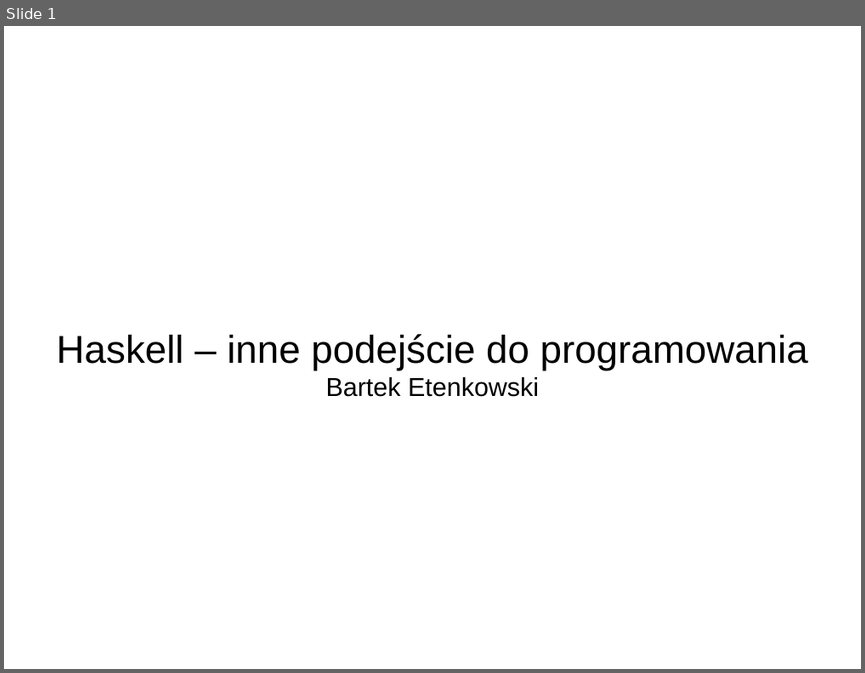
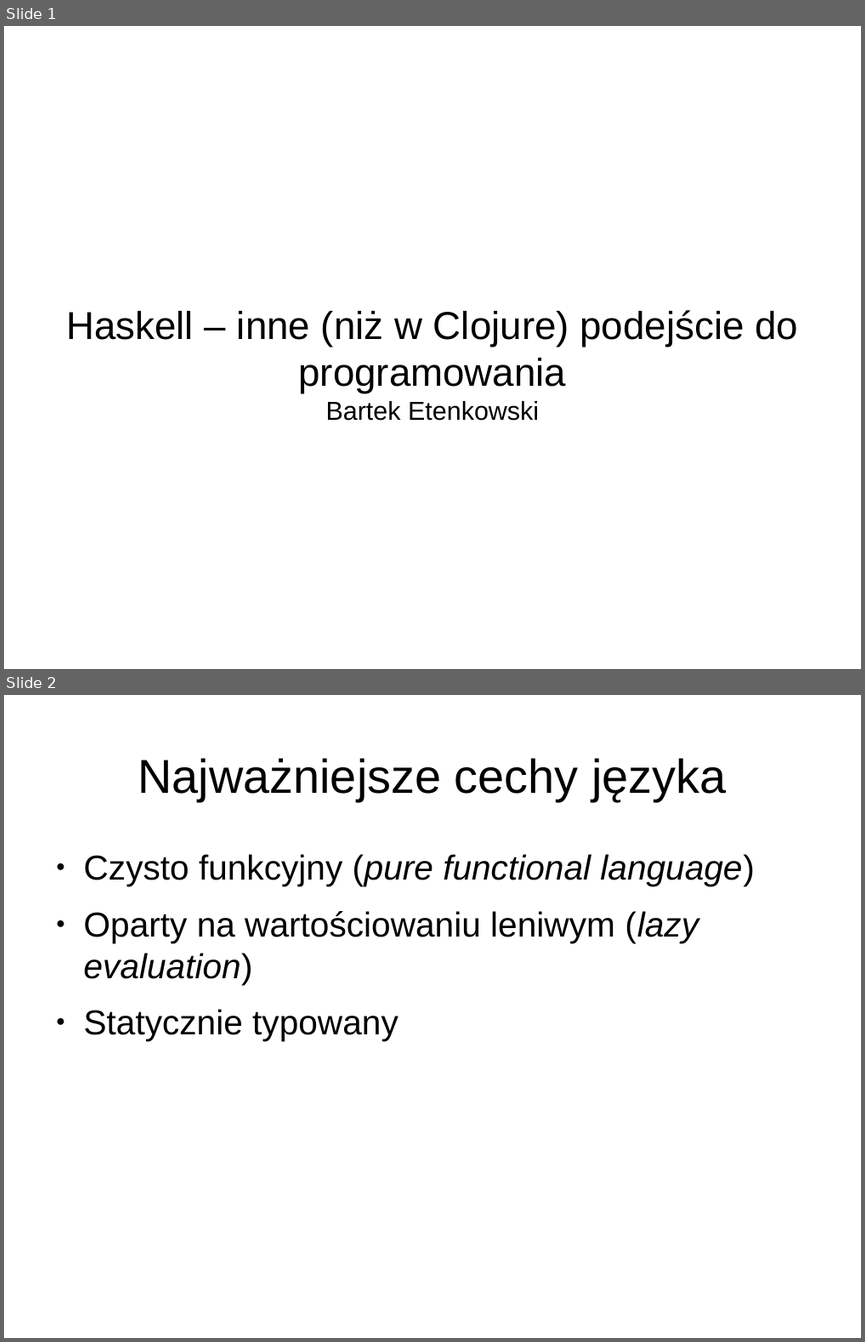
Before and after one commit to betenkowski/haskell-20140813, a slide deck: prezentacja.odp. Shown one above the other, each under a label of ours: slide 1 before the commit, slides 1 and 2 after it. The pictures are 865x673 and 865x1342 pixels, drawn with LibreOffice and Linux fonts; fonts in the diff are those of the drawing. Boxes give left, top, right and bottom in pixels: in the first picture for what was removed or moved away, otherwise in the second. Text is boxed around its words. In the diff, an @@ line names an element or a change of style, - is before the commit and + after.

```diff
--- a/prezentacja.odp
+++ b/prezentacja.odp
@@ slide 2 added at (4, 695, 861, 1338), background #FFFFFF @@
@@ title added at (137, 758, 726, 801), 44 pt, text #000000 @@
+Najważniejsze cechy języka
@@ text added at (84, 854, 754, 1041), 32 pt, text #000000 @@
+● Czysto funkcyjny (pure functional language)
+● Oparty na wartościowaniu leniwym (lazy evaluation)
+● Statycznie typowany
@@ slide 1 changed as well @@
@@ subtitle at (66, 310, 798, 393): text changed @@
-Haskell – inne podejście do programowania
+Haskell – inne (niż w Clojure) podejście do programowania
```
Also in this commit, not shown: 8 other slides added, 1 slide removed, 4 other files.
